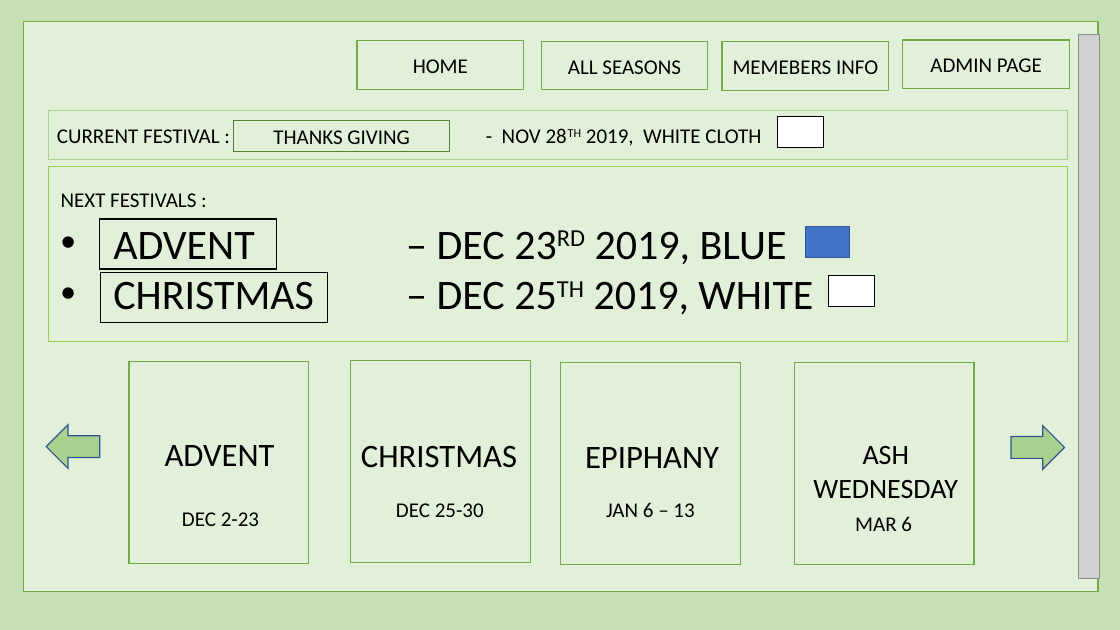
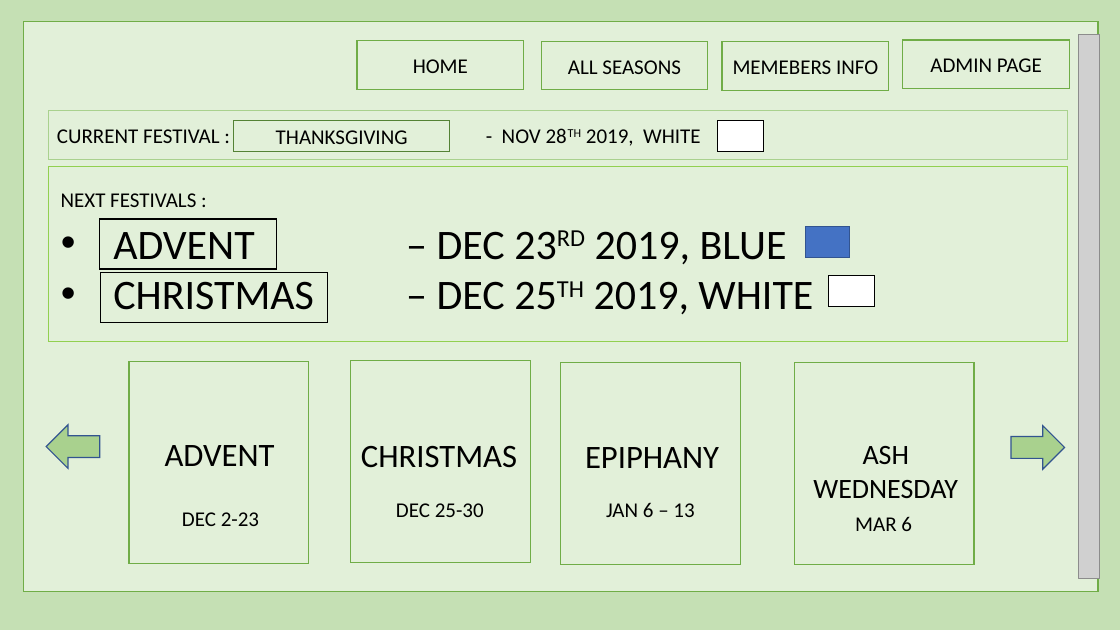
Before and after one commit to harishvavilala/Betterhappo, a slide deck: slide 3 of Powerpoints/BannerManagment.pptx. Drawn at 1120x630 pixels with LibreOffice and Linux fonts; fonts in the diff are those of the drawing; grey boxes stand for pictures. Boxes give left, top, right and bottom in pixels: in the first picture for what was removed or moved away, otherwise in the second. Text is boxed around its words. In the diff, an @@ line names an element or a change of style, - is before the commit and + after.

Commit message:
UPDATE WITH SOME TYPO CORRECTIONS

```diff
--- a/Powerpoints/BannerManagment.pptx
+++ b/Powerpoints/BannerManagment.pptx
@@ text in rectangle at <box>57,129,700,146</box>: text changed @@
-CURRENT FESTIVAL : - NOV 28TH 2019, WHITE CLOTH
+CURRENT FESTIVAL : - NOV 28TH 2019, WHITE
@@ text in rectangle at <box>276,130,408,144</box>: spaces changed @@
-THANKS GIVING
+THANKSGIVING
@@ rectangle: place and size @@
-rectangle at <box>777,117,823,148</box>
+rectangle at <box>718,121,764,152</box>
```
Also in this commit, not shown: 6 other slides changed, 1 slide added.
